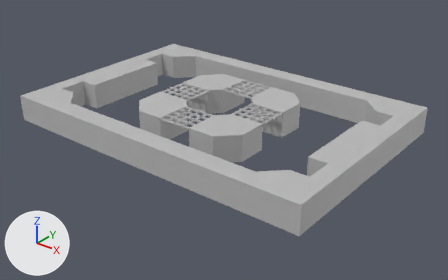
The FBX model Assets/Meshes/Maps/Map_02.fbx, before and after one commit.
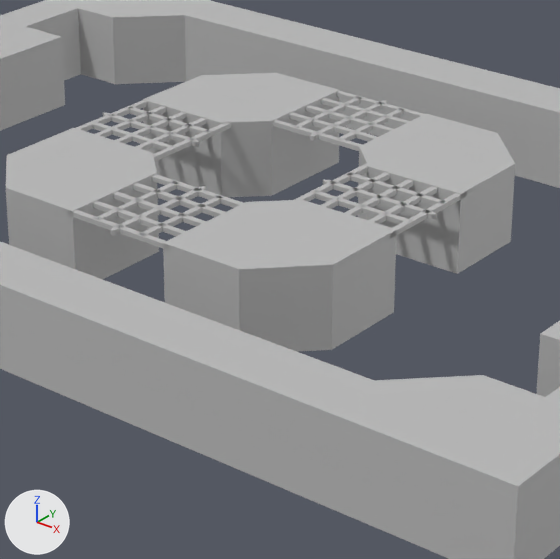
Each version is shown whole from a 50 mm lens placed at (0.1348, -0.1658, 0.0977), pointed at (0.004, -0.0022, -0.0037), then close up on the part from 31% to 70% of the width and 18% to 81% of the height. Every picture has the same lights, and +X, +Y and +Z are marked at lower left. Where no turn or scale is listed for an object, it has been applied to the vertices.

The first close-up shows 'Grades', 'Roof', 'Walls'.
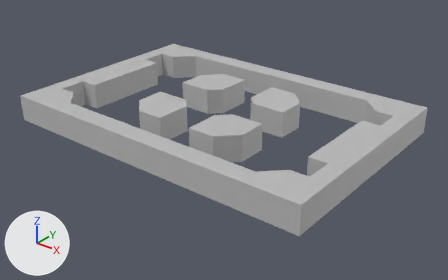
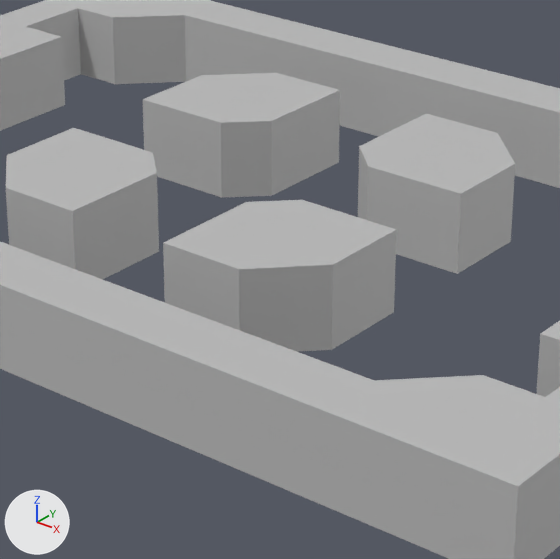
Changed parts and their boxes (x1, y1, x2, y2) in the close-ups (560 x 559 px):
'Grades', deleted
    before: (67, 91, 467, 251)

Edits to the bpy script that builds the scene:
```text
Remove ob_grades:
    ob_grades = bpy.data.objects.new('Grades', me_mesh)
    ob_grades.location = (0.0, 0.0, 0.0)
```
